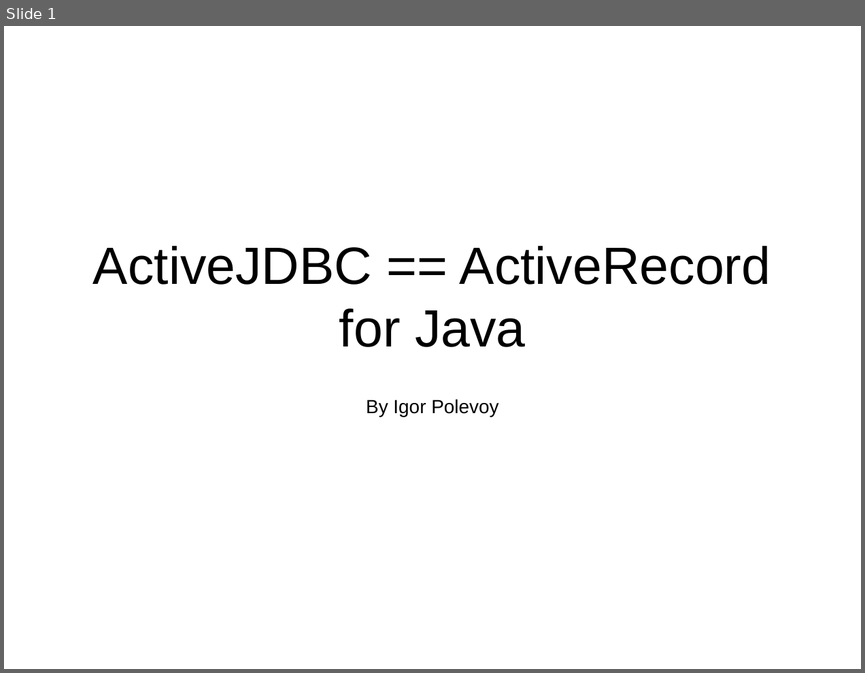
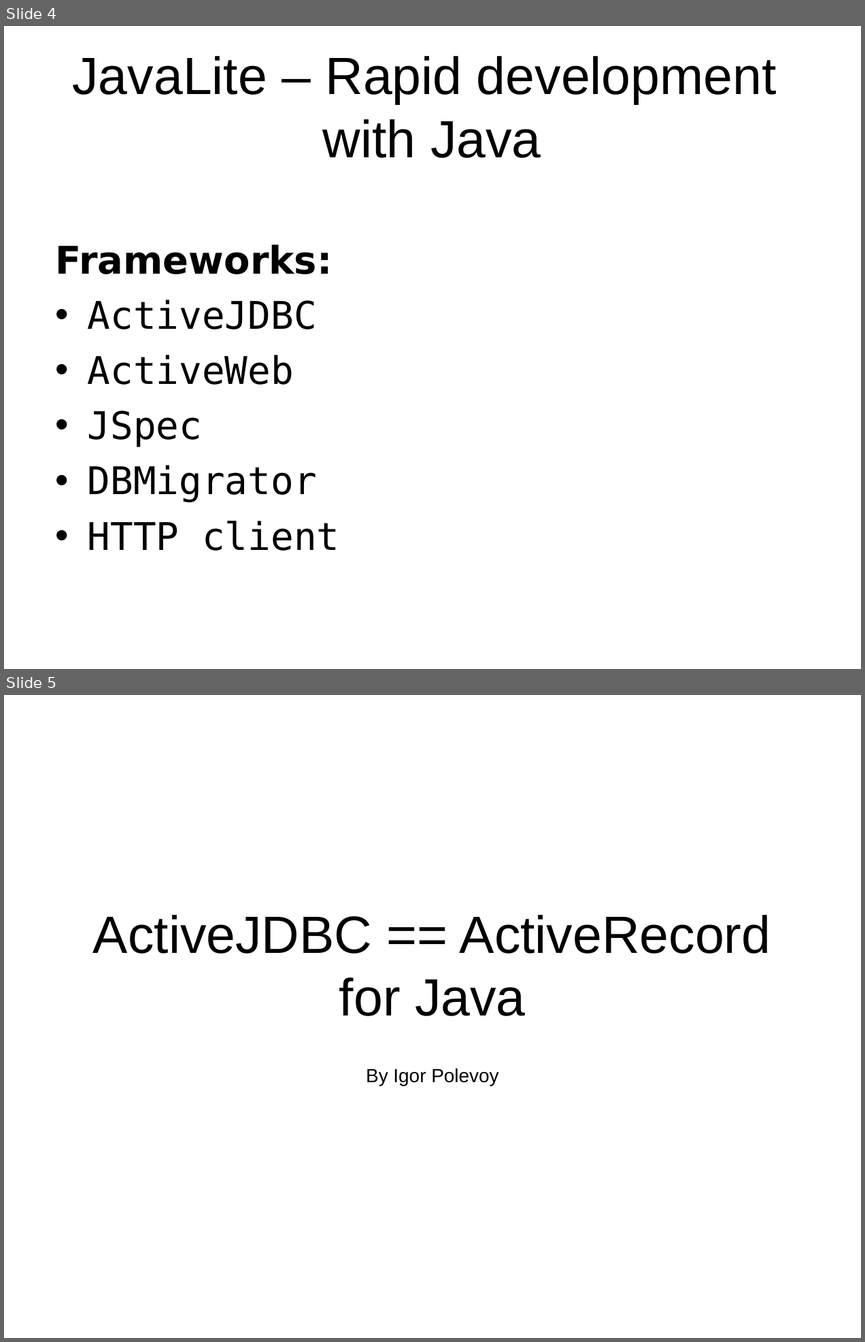
Before and after one commit to javalite/javalite, a slide deck: doc/cjug.odp. Shown one above the other, each under a label of ours: slide 1 before the commit, slides 4 and 5 after it. The pictures are 865x673 and 865x1342 pixels, drawn with LibreOffice and Linux fonts; fonts in the diff are those of the drawing. Boxes give left, top, right and bottom in pixels: in the first picture for what was removed or moved away, otherwise in the second. Text is boxed around its words. In the diff, an @@ line names an element or a change of style, - is before the commit and + after.

```diff
--- a/doc/cjug.odp
+++ b/doc/cjug.odp
@@ slide 4 added at <box>4,26,861,669</box>, background #FFFFFF @@
@@ title added at <box>72,56,776,158</box>, 44 pt, text #000000 @@
+JavaLite – Rapid development
+with Java
@@ text added at <box>55,244,339,550</box>, 32 pt, text #000000 @@
+Frameworks:
+• ActiveJDBC
+• ActiveWeb
+• JSpec
+• DBMigrator
+• HTTP client
@@ what was slide 1 is now slide 5 @@
```
Also in this commit, not shown: 1 slide changed, 3 other slides added.
